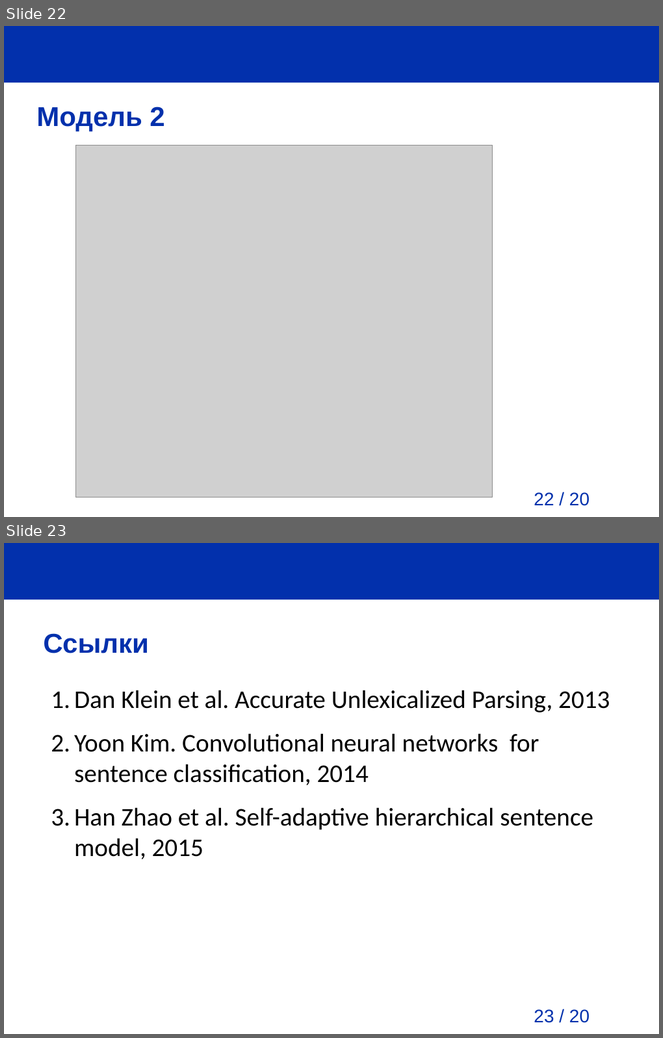
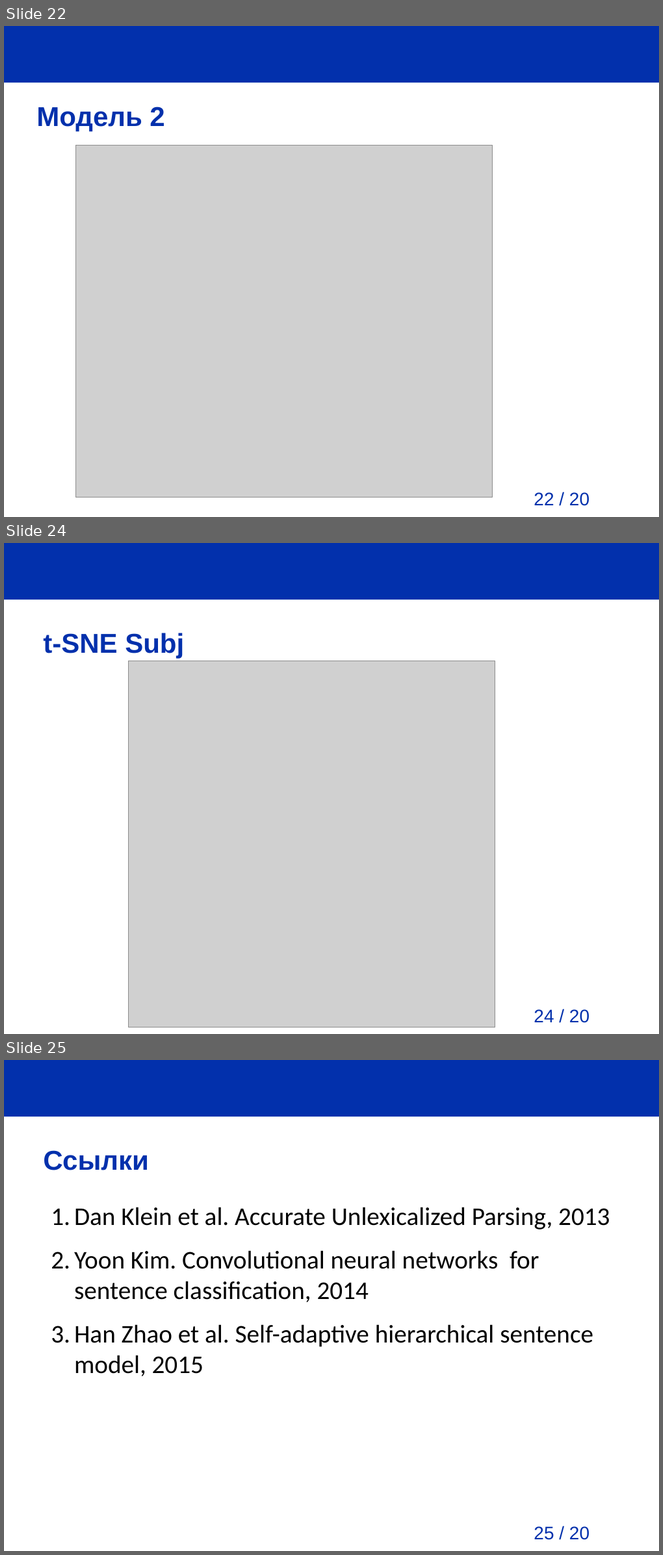
Before and after one commit to pva701/bachelor-thesis, a slide deck: presentation/presentation.odp. Shown one above the other, each under a label of ours: slides 22 and 23 before the commit, slides 22, 24 and 25 after it; the slides between them are not shown. The pictures are 663x1038 and 663x1555 pixels, drawn with LibreOffice and Linux fonts; fonts in the diff are those of the drawing; grey boxes stand for pictures; background and template pictures are left out. Boxes give left, top, right and bottom in pixels: in the first picture for what was removed or moved away, otherwise in the second. Text is boxed around its words. In the diff, an @@ line names an element or a change of style, - is before the commit and + after.

```diff
--- a/presentation/presentation.odp
+++ b/presentation/presentation.odp
@@ slide 24 added at (4, 543, 659, 1034), background #FFFFFF; not listed: 2 template elements that a slide beside it also shows @@
@@ title added at (43, 633, 184, 659), 30 pt, text #0230AC, bold @@
+t-SNE Subj
@@ picture added at (129, 661, 495, 1028) @@
@@ what was slide 23 is now slide 25 @@
@@ page number at (534, 1527, 590, 1540): text changed @@
-23 / 20
+25 / 20
```
Also in this commit, not shown: 1 other slide added, 7 other files.
